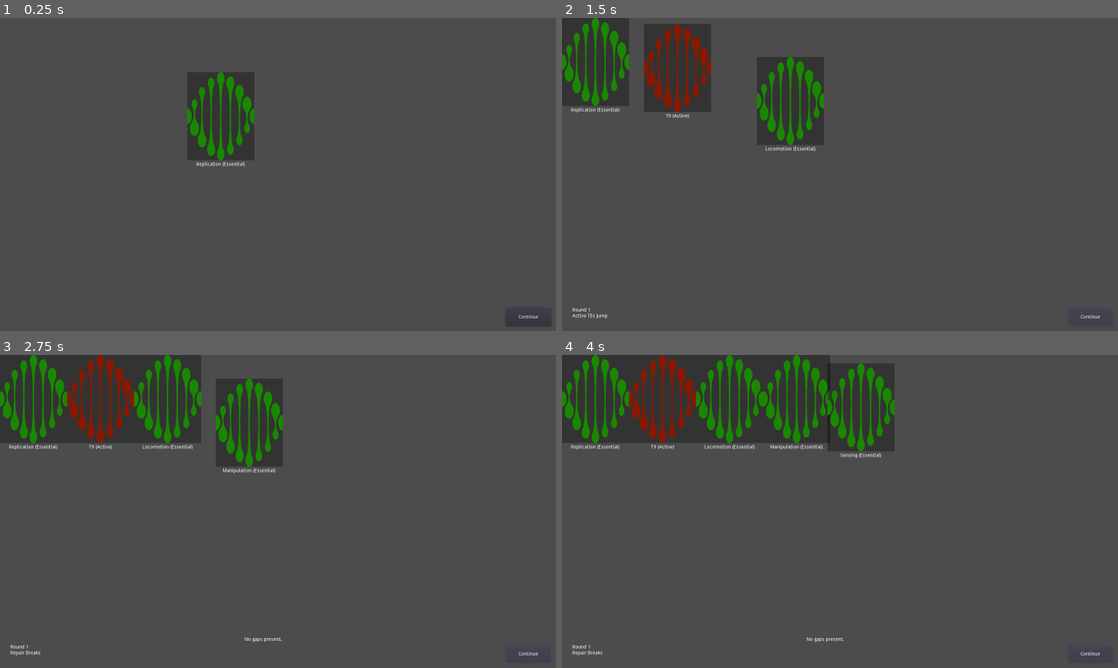
Above: before the commit, frames 1-4 (two rows, left to right).
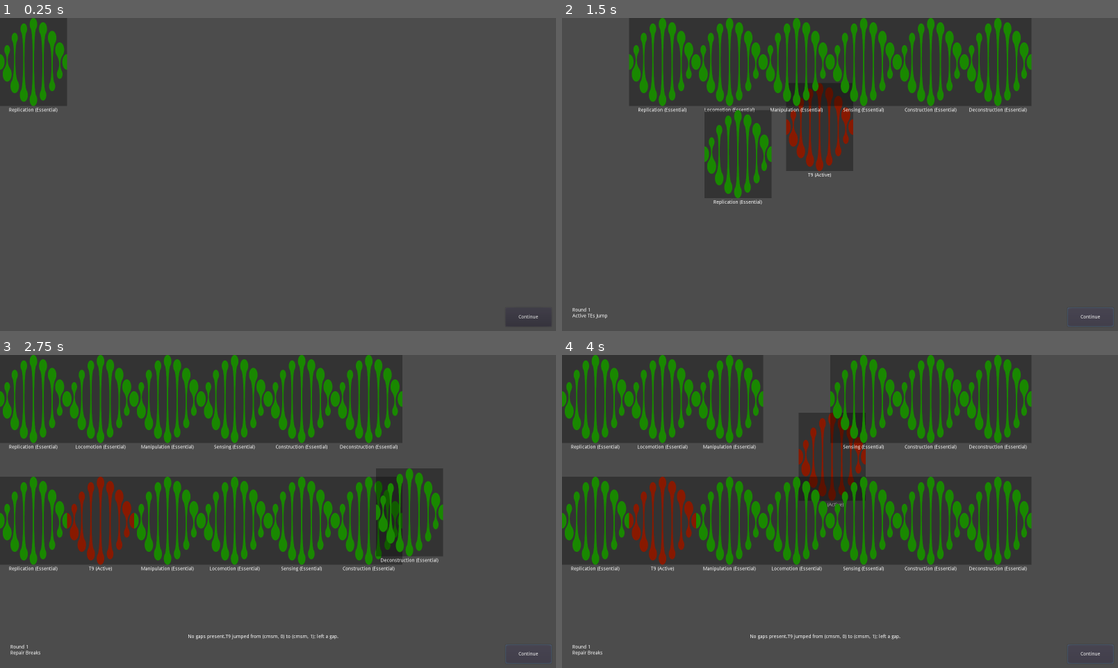
Above: after the commit, the same moments.

Repository: zachadel/GenomeEvolution
Game: Godot game, scene res://Scenes/CardTable.tscn
Same seed, same stepped clock (60 frames per second), same inputs: the game is played once before the commit and once after it.
Inputs:
- Up to frame 1 (0.25 s): no input
- Up to frame 2 (1.5 s): click "Continue" at 0.5 s; click "Continue" at 1.25 s
- Up to frame 3 (2.75 s): click "Continue" at 2 s
- Up to frame 4 (4 s): no input

The runs differ from the first frame. In frame 1, 6.9% of the frame differs, in the area x 0-46%, y 0-48%; in frame 2, 28%; in frame 3, 34%; in frame 4, 39%, in the area x 0-85%, y 0-92%.

Commit message:
Fix animation for gap appearing from element being removed

Diff:
--- a/Scripts/CardTable.gd
+++ b/Scripts/CardTable.gd
@@ -10,11 +10,18 @@
 signal animating(state);
 
 func _ready():
+	# speed up animations for setup
+	var tmp = Game.animation_duration;
+	Game.animation_duration = 0.2;
+	# initialize chromosomes
 	for y in range(2):
 		for n in Game.essential_classes:
+			# create gene
 			var nxt_gelm = load("res://Scenes/SequenceElement.tscn").instance();
 			nxt_gelm.setup("gene", n, "essential", n);
 			yield($chromes.get_cmsm(y).add_elm(nxt_gelm), "completed");
+	# reset animation speed
+	Game.animation_duration = tmp;
 	yield(gain_ates(1+randi()%6), "completed");
 	$lbl_turn.text = "Click \"Continue\" to start.";
 	connect("animating", self, "on_animating_changed");
@@ -37,12 +44,14 @@
 	for ate in _actives:
 		match (Game.rollATEJumps()):
 			0:
+				# remove and leave gap
 				var old_idx = ate.get_index();
 				var old_par = ate.get_cmsm().name;
 				var old_id = ate.id;
 				yield($chromes.remove_elm(ate), "completed");
 				$lbl_justnow.text += "%s removed from (%s, %d); left a gap.\n" % [old_id, old_par, old_idx];
 			1:
+				# jump and leave gap
 				var old_idx = ate.get_index();
 				var old_par = ate.get_cmsm().name;
 				var displaced = yield($chromes.displace_elm(ate), "completed");
@@ -50,11 +59,13 @@
 				$lbl_justnow.text += "%s jumped from (%s, %d) to (%s, %d); left a gap.\n" % \
 					[ate.id, old_par, old_idx, ate.get_cmsm().name, ate.get_index()];
 			2:
+				# copy and leave no gap
 				var copy_ate = Game.copy_elm(ate);
 				yield($chromes.insert_ate(copy_ate), "completed");
 				$lbl_justnow.text += "%s copied itself to (%s, %d); left no gap.\n" % \
 					[ate.id, copy_ate.get_cmsm().name, copy_ate.get_index()];
 			3:
+				# copy and leave no gap and silence
 				var copy_ate = Game.copy_elm(ate);
 				yield($chromes.insert_ate(copy_ate), "completed");
 				silence_ids.append(ate.id);
--- a/Scripts/ChromPair.gd
+++ b/Scripts/ChromPair.gd
@@ -43,11 +43,11 @@
 	var elm_idx = elm.get_index();
 
 	if (place_gap && cmsm.valid_gap_pos(elm_idx)):
-		var gap = yield(cmsm.create_gap(elm_idx), "completed");
+		var gap = yield(cmsm.remove_elm_create_gap(elm), "completed");
 		if (gap != null):
 			gap_list.append(gap);
-
-	yield(cmsm.remove_elm(elm), "completed");
+	else:
+		yield(cmsm.remove_elm(elm), "completed");
 	return elm;
 
 func recombine(elm0, elm1):
--- a/Scripts/Chromosome.gd
+++ b/Scripts/Chromosome.gd
@@ -103,6 +103,8 @@
 			 Game.animation_ease, Game.animation_trans);
 		elm.get_node("Tween").start();
 		yield(elm.get_node("Tween"), "tween_completed");
+	else:
+		elm.hide();
 	# animate closing of gap
 	for i in range(elm.get_index() + 1, get_child_count()):
 		var start_pos = get_child(i).get_begin();
@@ -115,6 +117,30 @@
 	else:
 		yield(get_tree(), "idle_frame");
 	elm.get_parent().remove_child(elm);
+
+func remove_elm_create_gap(elm):
+	elm.disconnect("elm_clicked", elm.get_cmsm(), "_propogate_click");
+	var index = elm.get_index();
+	if (!elm.is_gap()):
+		var current_pos = elm.get_cmsm().get_begin() + elm.get_begin();
+		var center = get_cmsm_pair().get_center();
+		var end_pos = center - elm.get_cmsm().get_parent().get_begin() - \
+		(elm.get_size() / 2.0);
+		elm.get_node("Tween").interpolate_property(elm, "rect_position",
+			 current_pos, end_pos, Game.animation_duration,
+			 Game.animation_ease, Game.animation_trans);
+		elm.get_node("Tween").start();
+		yield(elm.get_node("Tween"), "tween_completed");
+	else:
+		elm.hide();
+		yield(get_tree(), "idle_frame");
+	elm.get_parent().remove_child(elm);
+	var gap = load("res://Scenes/SequenceElement.tscn").instance();
+	gap.setup("break");
+	add_child(gap);
+	move_child(gap, index);
+	gap.connect("elm_clicked", self, "_propogate_click");
+	return gap;
 
 # HELPER FUNCTIONS
 
